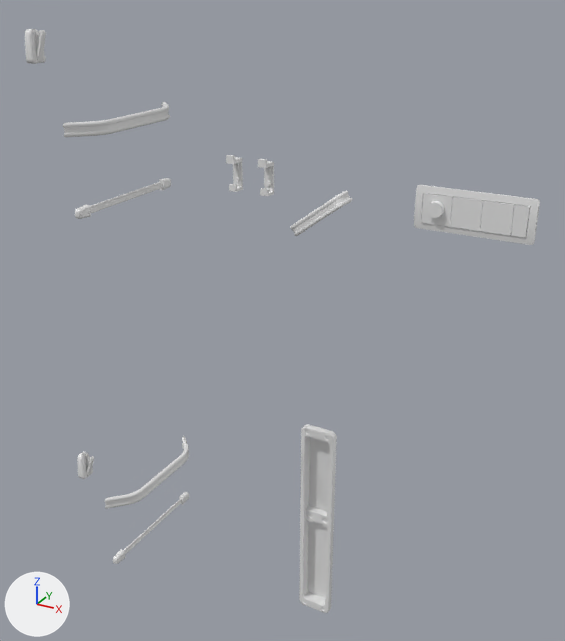
Two versions of the FBX model Assets/Fbx/Vagon/Vagon_Stateroom/Vagon_Stateroom_ConductRoom_Equipment_01.fbx, one commit apart.
Camera for both pictures: a 50 mm camera at (7.602, -1.405, 3.831) aimed at (6.74, 0.162, 3.047). Every picture has the same lights, and +X, +Y and +Z are marked at lower left. Where no turn or scale is listed for an object, it has been applied to the vertices.

Names of what the first picture shows: 'Vagon_Stateroom_ConductRoom_Equipment_01'.
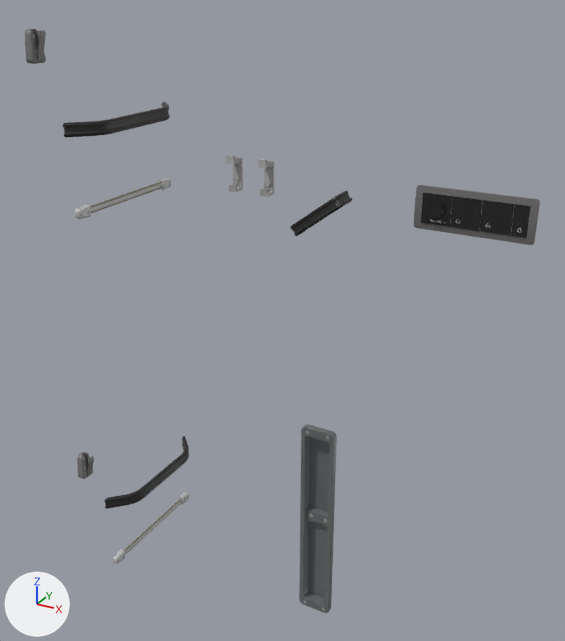
The edits, one by one:
Picture 'IM_Stateroom_Albedo.png' (img_im_stateroom_albedo_png) is new.
In material 'IM_Stateroom' (mat_im_stateroom), base_color is no longer (0.8, 0.8, 0.8), white #e7e7e7.
In material 'IM_Stateroom' (mat_im_stateroom), texture is now set to img_im_stateroom_albedo_png.

What differs and where, as boxes (x1, y1, x2, y2) in the pictures (565 x 641 px):
'Vagon_Stateroom_ConductRoom_Equipment_01', surface changed: (25, 29, 540, 613) in both
